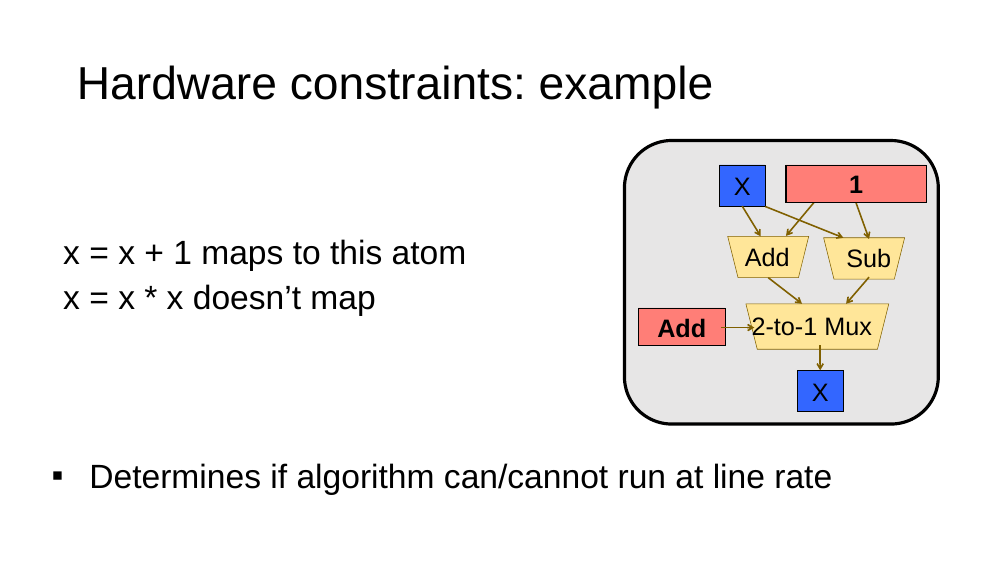
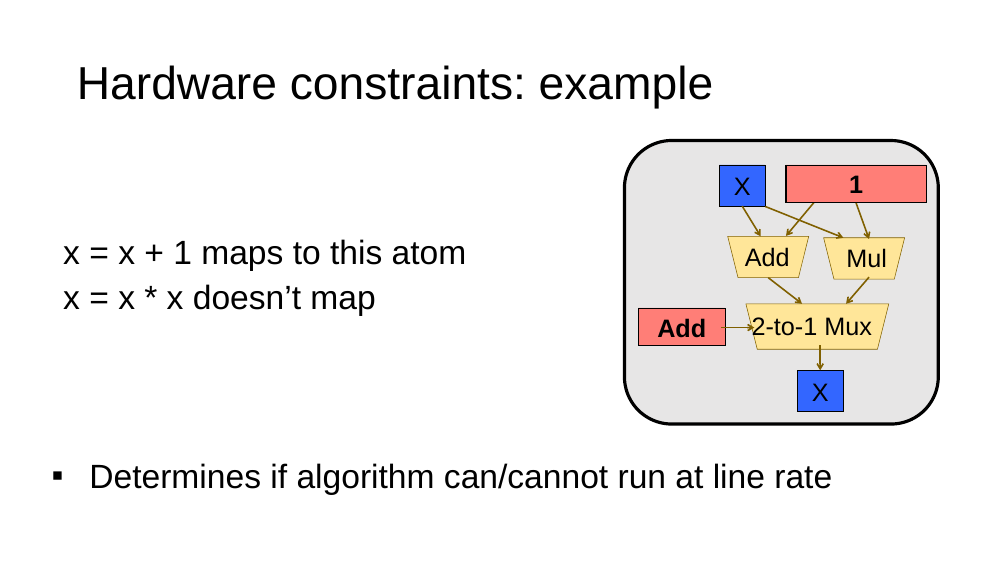
Before and after one commit to anirudhSK/pifo-domino-marple-ppts, a slide deck: slide 23 of domino_sigcomm.pptx (slide 21 before the commit). Drawn at 1008x567 pixels with LibreOffice and Linux fonts; fonts in the diff are those of the drawing. Boxes give left, top, right and bottom in pixels: in the first picture for what was removed or moved away, otherwise in the second. Text is boxed around its words. In the diff, an @@ line names an element or a change of style, - is before the commit and + after.

```diff
--- a/domino_sigcomm.pptx
+++ b/domino_sigcomm.pptx
@@ text at (846, 248, 887, 268): text changed @@
-Sub
+Mul
```
Also in this commit, not shown: 7 other slides changed, 8 slides added, 1 slide removed.
